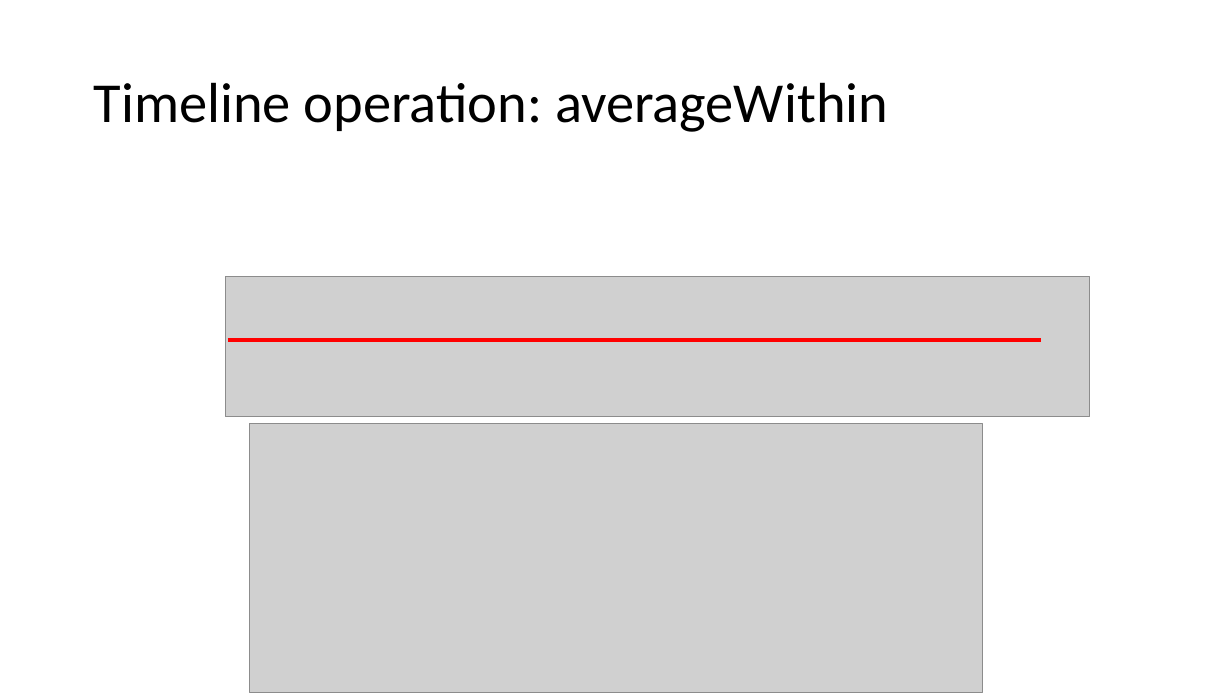
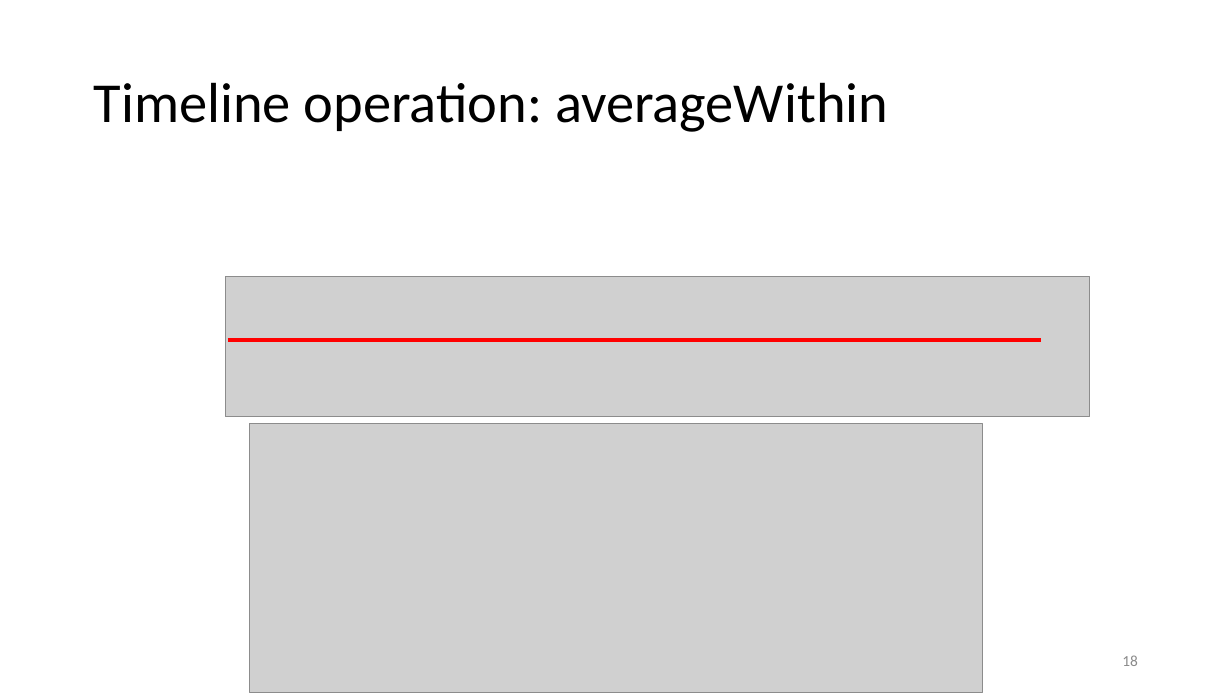
Before and after one commit to ApostaC/CellularThroughputPrediction, a slide deck: slide 18 of doc/documentation.pptx. Drawn at 1232x693 pixels with LibreOffice and Linux fonts; fonts in the diff are those of the drawing; grey boxes stand for pictures. Boxes give left, top, right and bottom in pixels: in the first picture for what was removed or moved away, otherwise in the second. Text is boxed around its words. In the diff, an @@ line names an element or a change of style, - is before the commit and + after.

```diff
--- a/doc/documentation.pptx
+++ b/doc/documentation.pptx
@@ page number added at (x1=1122, y1=655, x2=1138, y2=666), 12 pt, text #8C8C8C @@
+18
```
Also in this commit, not shown: 21 other slides changed, 2 slides added, 2 other files.
